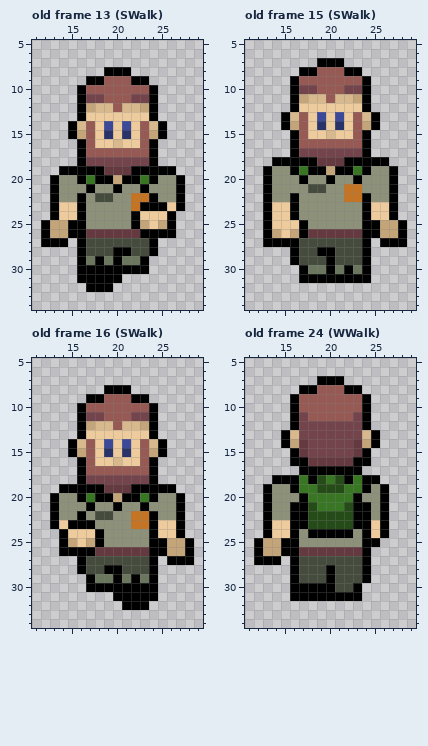
File history of a pixel-art file, Assets/Potentially Used/HikerArt/hiker.aseprite. Above is the file before it was changed.
48x48 pixels, 64 frames. Shown: old frame 13 (SWalk): x 11..29, y 5..34; old frame 15 (SWalk): x 11..29, y 5..34; old frame 16 (SWalk): x 11..29, y 5..34; old frame 24 (WWalk): x 11..29, y 5..34. The commit also changed other frames, which this record leaves out.
The same view after the edit:
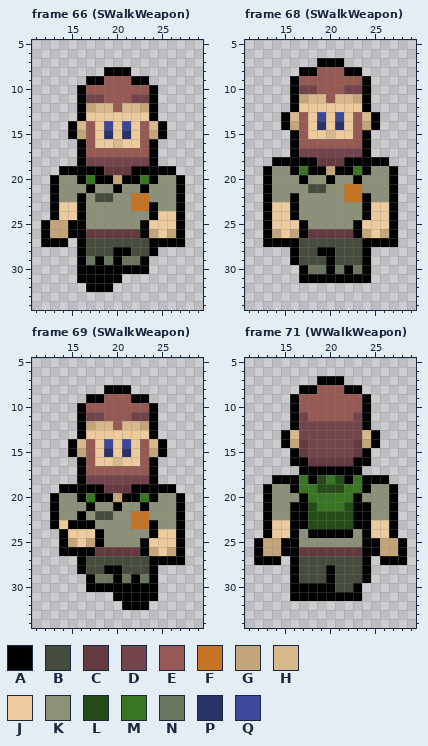
Palette (. is transparent): A #000000  B #454b3d  C #64393f  D #73444b  E #965953  F #c47422  G #c4a57a  H #d8b88d  J #edcb9d  K #8e9179  L #254b18  M #397623  N #6b765e  P #29336a  Q #3c4999
A new or re-ordered frame is compared with the old frame closest to it.
Difference:
frames 64 -> 77
Frame 66 (SWalkWeapon) is new; against old frame 13 (SWalk):
y 22: x 24 A -> K
y 23: x 23 A -> F; x 25..26 AJ -> KK
y 24: x 22..24 AJJ -> KKA; x 26..27 A. -> JA
y 25: x 22..23 AG -> KA; x 25..27 GA. -> JJA
y 26: x 24..27 AAA. -> GJGA
y 27: x 25..27 ... -> AAA
Frame 68 (SWalkWeapon) is new; against old frame 15 (SWalk):
y 25: x 23..28 KAAGGA -> AJJJA.
y 26: x 23..25 CAA -> AGJ; x 27..28 GA -> A.
y 27: x 25 . -> A; x 28 A -> .
Frame 69 (SWalkWeapon) is new; against old frame 16 (SWalk):
y 22: x 24 A -> K
y 23: x 25..26 JJ -> KK
y 25: x 23..28 KAAGGA -> AJJJA.
y 26: x 23..25 CAA -> AGJ; x 27..28 GA -> A.
y 27: x 25 . -> A; x 28 A -> .
Frame 71 (WWalkWeapon) is new; against old frame 24 (WWalk):
y 18: x 26 . -> A
y 19..22: x 26..27 A. -> KA
y 23..24: x 26..27 A. -> JA
y 25: x 26..28 ... -> GGA
y 26: x 25..28 .... -> AGGA
y 27: x 26..28 ... -> AAA
Boxes around the changes in both pictures, in picture pixels (x1, y1, x2, y2):
changed: (131, 193, 185, 247)
changed: (353, 220, 407, 247)
changed: (140, 511, 194, 565)
changed: (371, 475, 407, 565)
